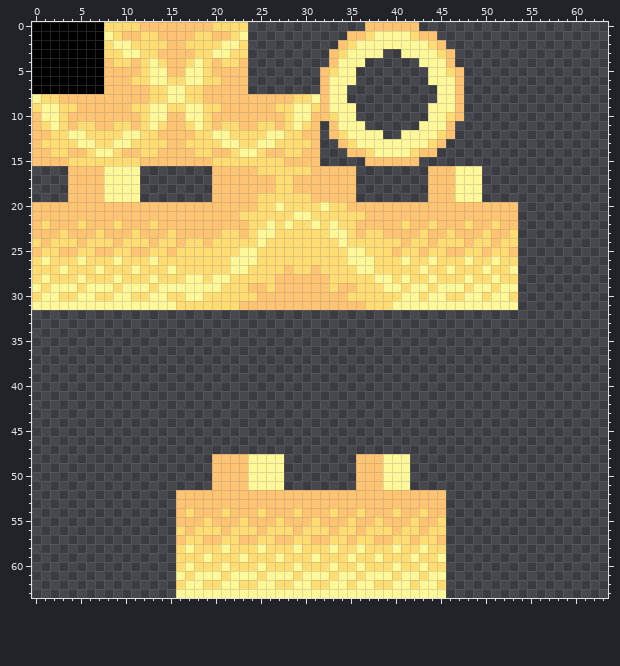
Pixel-art sprite -- Event Horizon/Skin.png. Above, as it was before the edit.
The file is 64x64 pixels.
New version:
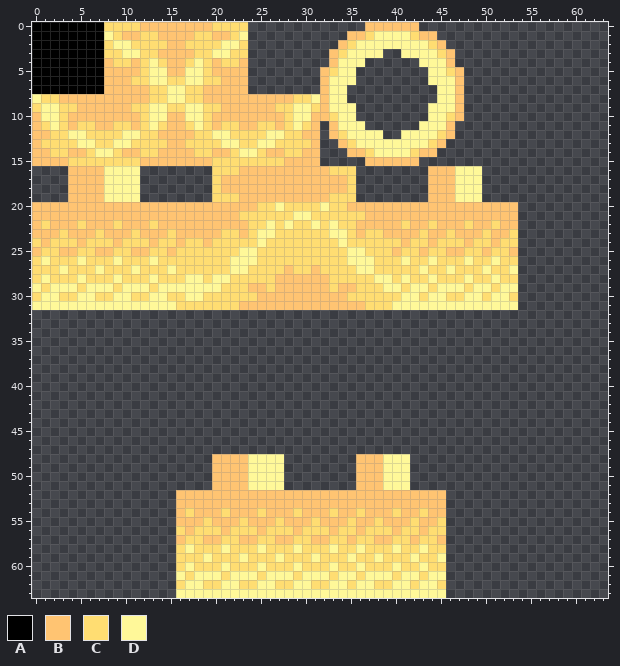
Palette (. is transparent): A #000000  B #ffc472  C #ffdd72  D #fff899
From old to new:
Colour C gives way to colour B in row 16 at x 25 to 30; in rows 17 to 18 at x 27 to 28; in row 19 at x 25 to 30.
Colour B gives way to colour C in row 16 at x 20 to 22 and 33 to 35; in rows 17 to 18 at x 20 and 35; in row 19 at x 20 to 22 and 33 to 35.
Where, in picture pixels (left, top, right, bottom), the same in both pictures:
changed: (212, 166, 356, 202)
